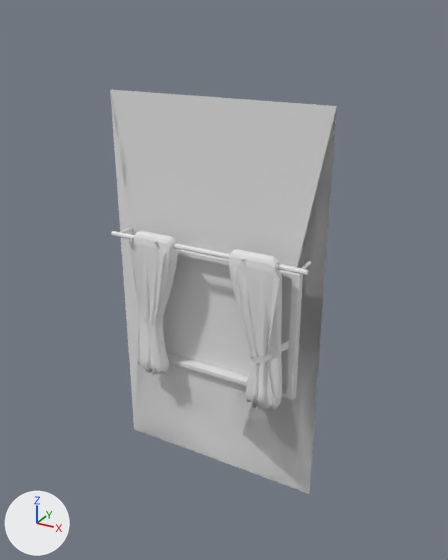
The FBX model Assets/fbx/room/wall_window_regular.fbx, before and after one commit.
Before and after are seen from a 50 mm lens placed at (2.47, -4.32, 4.13), pointed at (0.07, 0.04, 1.95). The lights are fixed; the arrows at lower left show +X, +Y and +Z. Objects named as collision shapes, trigger or cutter boxes, shadow casters or lower levels of detail are left out. Where no turn or scale is listed for an object, it has been applied to the vertices. Vertices at the same position are counted once.

In view in the first picture: 'curtain', 'curtainshort_l', 'curtainshort_r', 'room_Cube.001', 'room_Cube.003', 'room_wall_collider_l', 'room_wall_collider_r', 'room_wall_window_regular'.
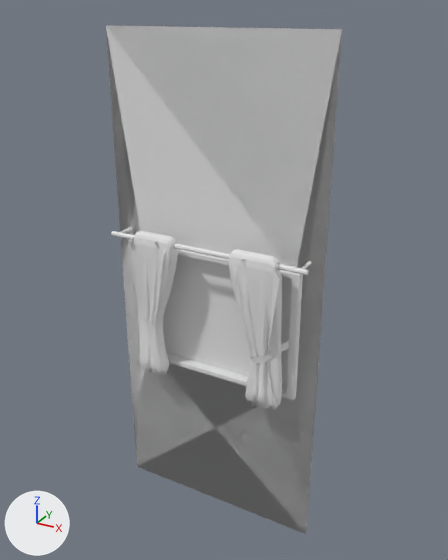
What changed in the scene script:
```text
Change me_mesh_005:
    where me_mesh_005.from_pydata(...)  # 10 vertices, 4 faces; spans x -1.0..1.0, y 0.0, z 0.0..3.5
    used by ob_room_wall_window_regular; location = (0.0, 0.0, 0.0)
    verts and faces of me_mesh_005; kept vertices keep their numbers, new ones are numbered from 10
    before: 0 (-1.0, 0.0, 0.0) at pixel (134, 429), 1 (-1.0, 0.0, 3.5) at pixel (110, 89), 2 (1.0, 0.0, 0.0) at pixel (309, 493), 3 (1.0, 0.0, 3.5) at pixel (336, 106), 4 (0.75, 0.0, 1.05)
    before: 5 (0.75, 0.0, 2.15), 6 (0.75, 0.0, 2.15), 7 (-0.75, 0.0, 2.15), 8 (-0.75, 0.0, 2.15), 9 (-0.75, 0.0, 1.05)
    me_mesh_005 part 1
    add delete_vertices([7])  # with the faces that use them
    add delete_faces([(0, 1, 3, 6, 8, 9), (0, 9, 4, 6, 3, 2), (0, 2, 3, 5, 4, 9)])
    add verts[0] = (-1.0, 0.0, -0.5)  # moved, pixel (136, 466)
    add verts[2] = (1.0, 0.0, -0.5)  # moved, pixel (306, 534)
    add verts[1] = (-1.0, 0.0, 4.0)  # moved, pixel (105, 25)
    add verts[3] = (1.0, 0.0, 4.0)  # moved, pixel (342, 29)
    add verts[10] = (0.75, 0.0, 1.05)
    add faces += [(0, 9, 8, 6, 3, 1), (0, 1, 3, 5, 8, 9), (0, 9, 10, 5, 3, 2), (0, 2, 3, 6, 4, 9)]
```

Pixel boxes [x1, y1, x2, y2] of what changed, in the pictures (448 x 560 px; the box of a moved part takes in the faces that stretch with it):
'room_wall_window_regular', reshaped (25% taller): before [110, 89, 337, 494]; after [106, 26, 342, 534]
part 1 of me_mesh_005, moved or reshaped: before [110, 89, 337, 494]; after [106, 26, 342, 531]
